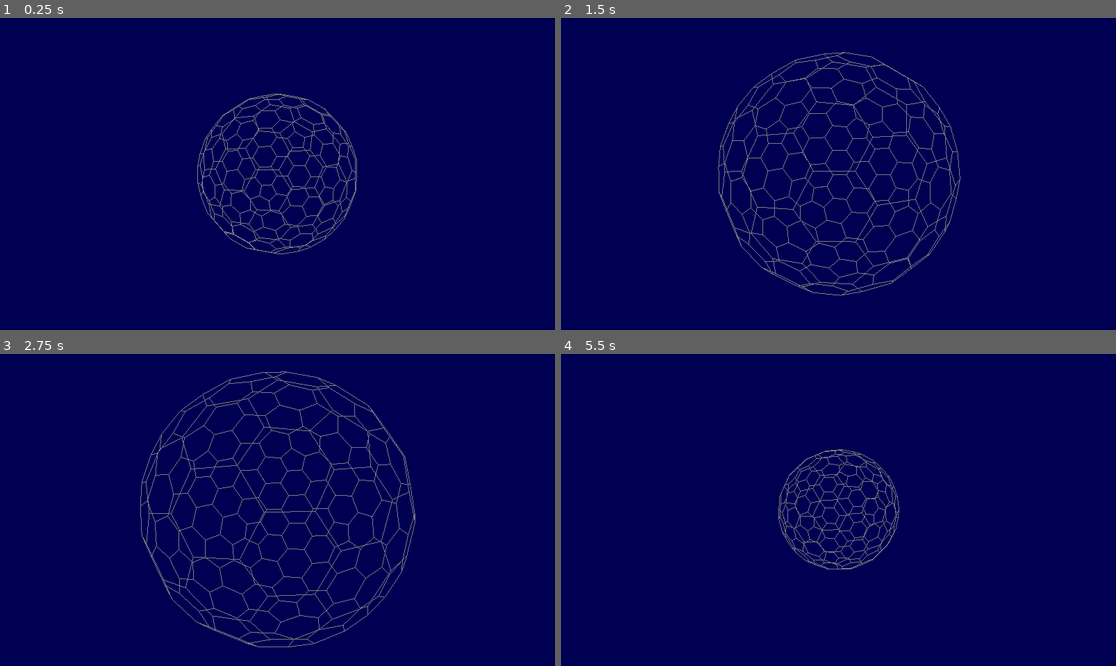
Above: before the commit, frames 1-4 (two rows, left to right).
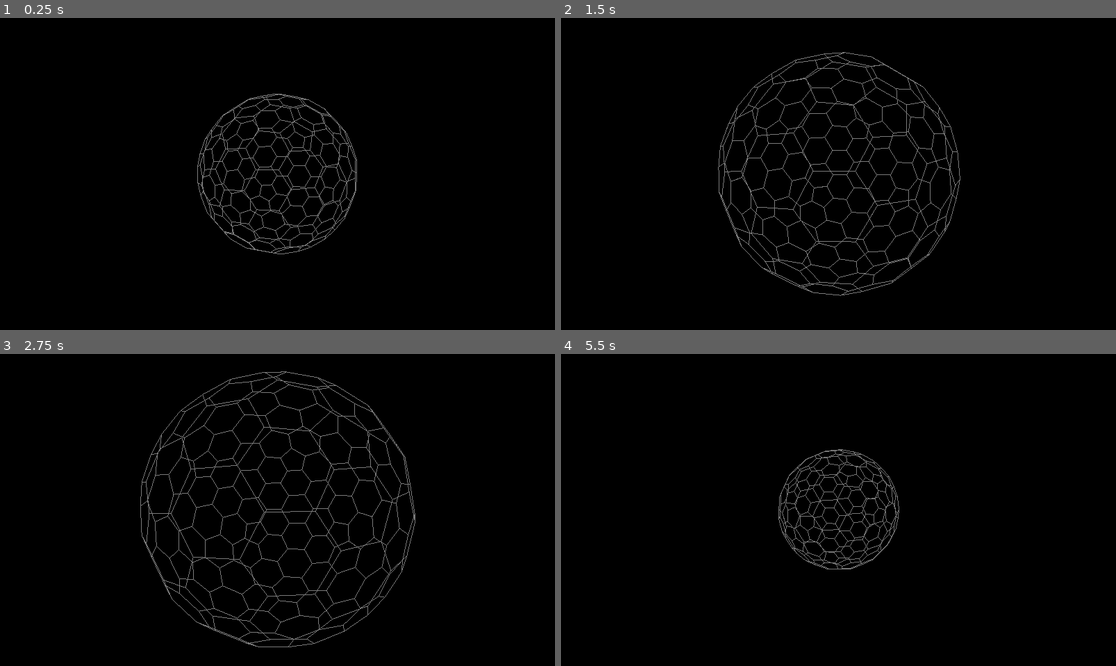
Above: after the commit, the same moments.

Repository: btimby/greyspace
Game: Godot game, scene res://Main/main.tscn
The game is run twice, just before and just after one commit, with the same random seed, the same clock (stepped at 60 frames per second) and the same inputs.
Inputs:
- Up to frame 1 (0.25 s): no input
- Up to frame 2 (1.5 s): hold Up (key_up) 0.53-1.28 s; hold Down (key_down) from 1.28 s (still down)
- Up to frame 3 (2.75 s): release Down (key_down) at 2.03 s; hold Up (key_up) from 2.03 s (still down)
- Up to frame 4 (5.5 s): release Up (key_up) at 3.53 s; hold Down (key_down) from 3.53 s (still down)

The runs differ from the first frame. In frame 1, 98% of the frame differs, in the area x 0-100%, y 0-100%; in frame 2, 98%; in frame 3, 97%; in frame 4, 99%.

Commit message:
Black background.

Diff:
--- a/Redot/Main/main.tscn
+++ b/Redot/Main/main.tscn
@@ -5,7 +5,6 @@
 
 [sub_resource type="Environment" id="Environment_yh5la"]
 background_mode = 1
-background_color = Color(0, 0, 0.32549, 1)
 
 [node name="Main" type="Node3D"]
 
